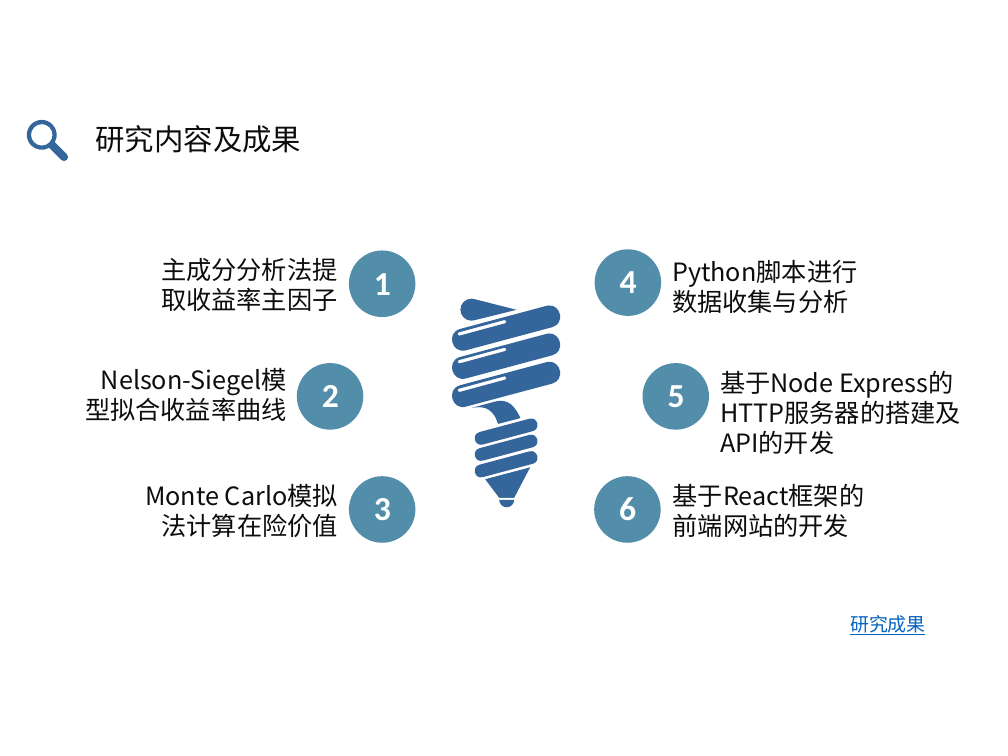
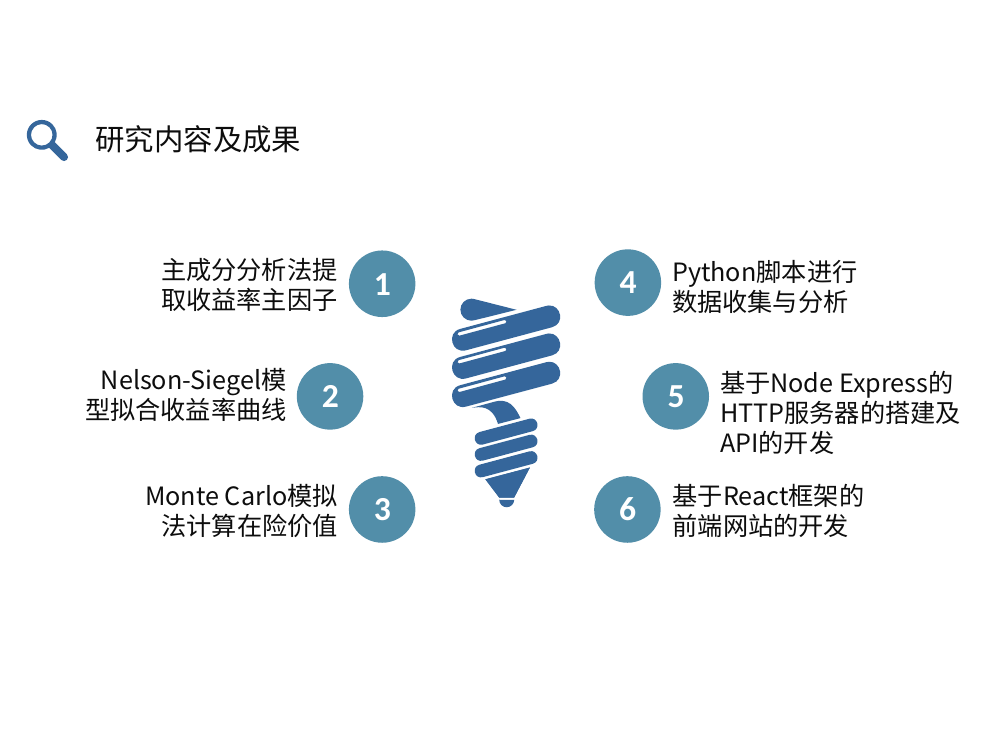
Before and after one commit to zhongdeming428/graduation-design, a slide deck: slide 4 of 阶段性报告/毕设答辩.pptx (slide 5 before the commit). Drawn at 1008x756 pixels with LibreOffice and Linux fonts; fonts in the diff are those of the drawing. Boxes give left, top, right and bottom in pixels: in the first picture for what was removed or moved away, otherwise in the second. Text is boxed around its words. In the diff, an @@ line names an element or a change of style, - is before the commit and + after.

```diff
--- a/阶段性报告/毕设答辩.pptx
+++ b/阶段性报告/毕设答辩.pptx
@@ text removed at box(850, 615, 925, 635) @@
-研究成果
```
Also in this commit, not shown: 6 other slides changed, 18 slides removed, 2 other files.
